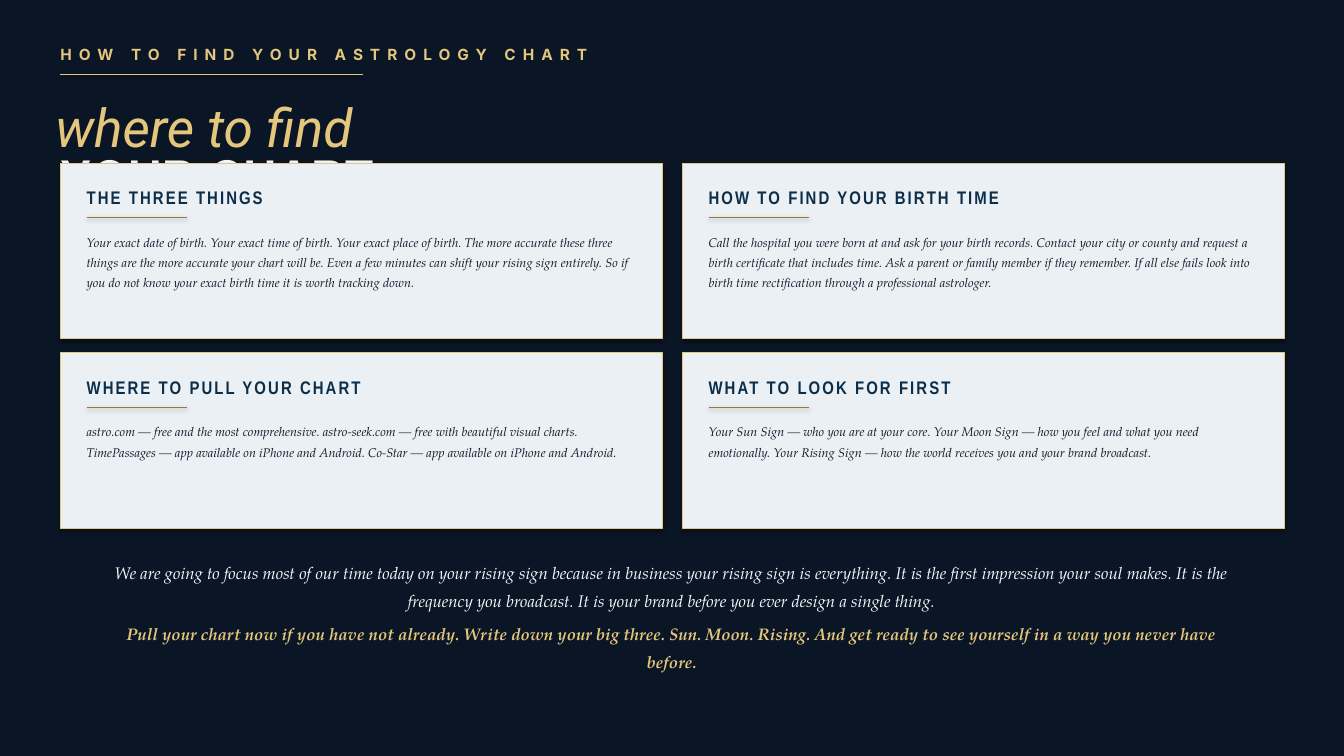
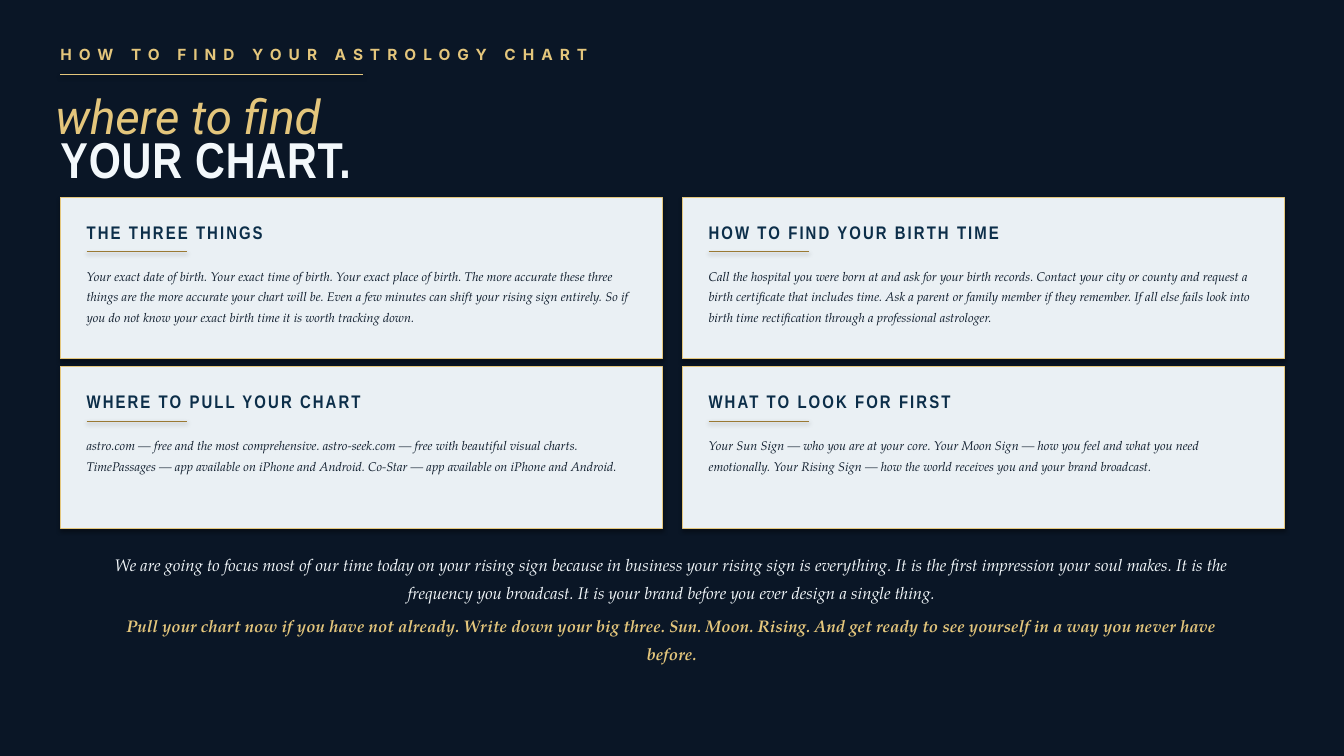
Before and after one commit to JostenKuhn/sadie-water-deck-tmp, a slide deck: slide 3 of addon.pptx. Drawn at 1344x756 pixels with LibreOffice and Linux fonts; fonts in the diff are those of the drawing; background and template pictures are left out. Boxes give left, top, right and bottom in pixels: in the first picture for what was removed or moved away, otherwise in the second. Text is boxed around its words. In the diff, an @@ line names an element or a change of style, - is before the commit and + after.

Commit message:
Add-on slide 3 title fix

```diff
--- a/addon.pptx
+++ b/addon.pptx
@@ text "where to find" at [55, 97, 321, 146]: size 38 to 34 pt @@
@@ text "YOUR CHART.": place and size @@
-text "YOUR CHART." at [60, 154, 382, 209]
+text "YOUR CHART." at [60, 143, 351, 179]
@@ text "YOUR CHART." at [60, 143, 351, 179]: size 40 to 36 pt @@
@@ rectangle: place and size @@
-rectangle at [60, 163, 662, 339]
+rectangle at [60, 198, 662, 359]
@@ rectangle: place and size @@
-rectangle at [683, 163, 1285, 339]
+rectangle at [683, 198, 1285, 359]
@@ text "Your exact date of birth. ...": place and size @@
-text "Your exact date of birth. ..." at [87, 238, 628, 271]
+text "Your exact date of birth. ..." at [87, 272, 628, 305]
@@ text "Call the hospital you were ...": place and size @@
-text "Call the hospital you were ..." at [709, 237, 1250, 287]
+text "Call the hospital you were ..." at [709, 271, 1250, 322]
@@ 2 texts, 2 lines: place and size @@
-2 texts, 2 lines at [87, 191, 999, 218]
+2 texts, 2 lines at [87, 226, 999, 252]
@@ rectangle: place and size @@
-rectangle at [60, 353, 662, 528]
+rectangle at [60, 367, 662, 528]
@@ rectangle: place and size @@
-rectangle at [683, 353, 1285, 528]
+rectangle at [683, 367, 1285, 528]
@@ text "astro.com — free and the ...": place and size @@
-text "astro.com — free and the ..." at [87, 426, 617, 461]
+text "astro.com — free and the ..." at [87, 440, 617, 475]
@@ text "Your Sun Sign — who ...": place and size @@
-text "Your Sun Sign — who ..." at [709, 427, 1199, 461]
+text "Your Sun Sign — who ..." at [709, 441, 1199, 475]
@@ 2 texts, 2 lines: place and size @@
-2 texts, 2 lines at [87, 373, 1258, 407]
+2 texts, 2 lines at [87, 387, 1258, 421]
@@ text "We are going to focus ...": place and size @@
-text "We are going to focus ..." at [115, 566, 1227, 612]
+text "We are going to focus ..." at [115, 558, 1227, 604]
@@ text "Pull your chart now if ...": place and size @@
-text "Pull your chart now if ..." at [126, 628, 1215, 673]
+text "Pull your chart now if ..." at [126, 620, 1215, 665]
```
